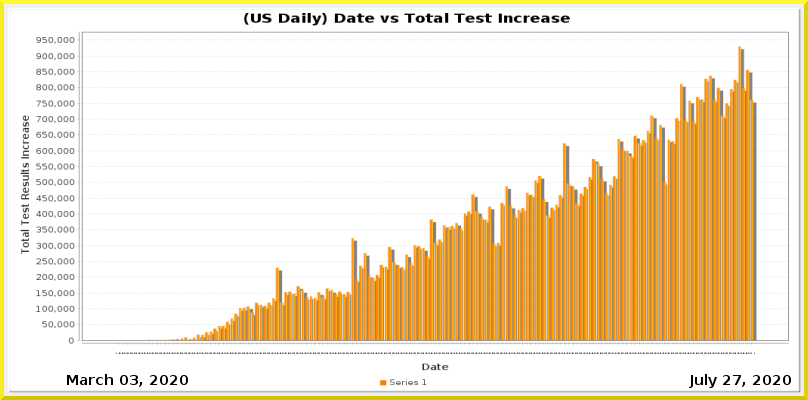
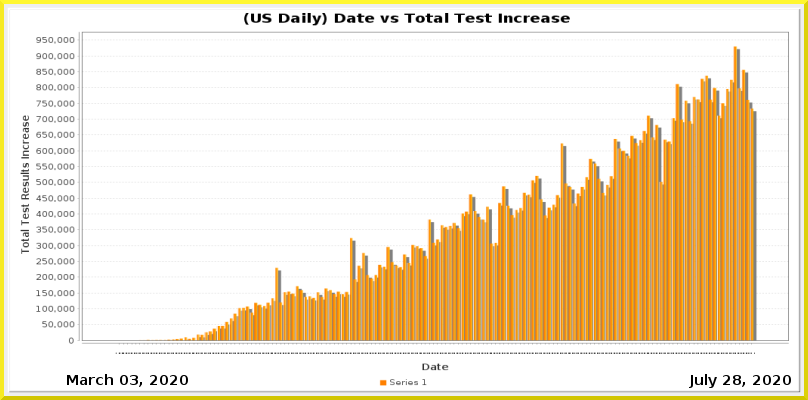
Before/after of a 808px x 400px layered artwork. What changed in the layer stack:
painted on "Current Date" over [733, 375, 741, 385]
painted on "Date_vs_TestIncrease.png" over [123, 46, 757, 354]
